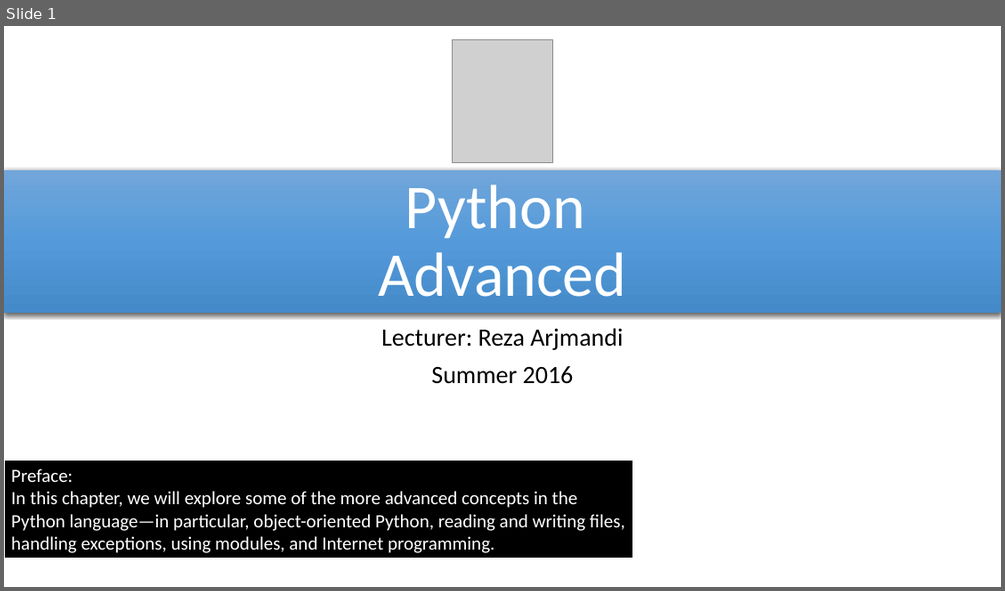
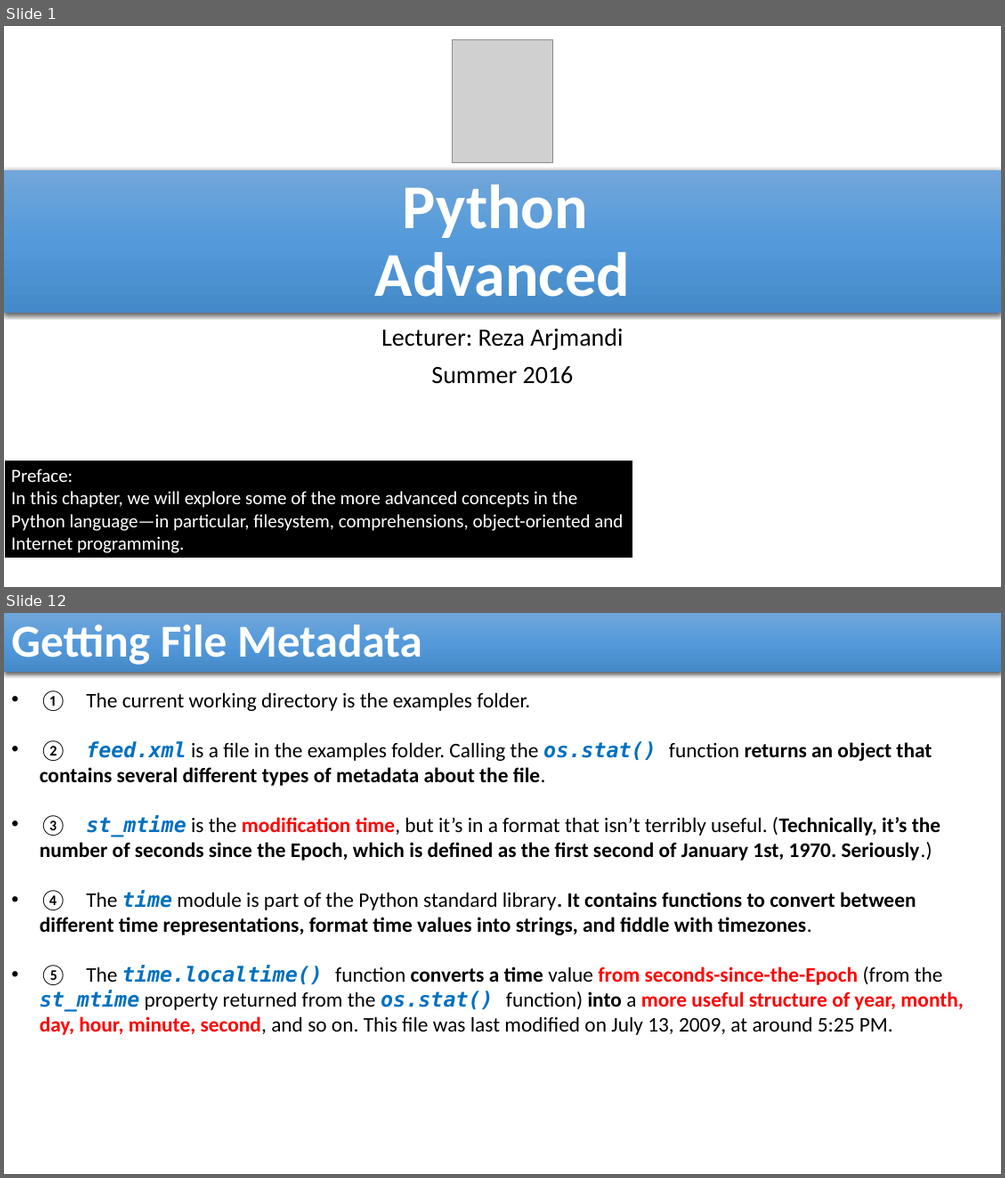
Before and after one commit to reza-arjmandi/rpi-course, a slide deck: session4/presentaion/Python_Advanced.pptx. Shown one above the other, each under a label of ours: slide 1 before the commit, slides 1 and 12 after it; the slides between them are not shown. The pictures are 1005x591 and 1005x1178 pixels, drawn with LibreOffice and Linux fonts; fonts in the diff are those of the drawing; grey boxes stand for pictures. Boxes give left, top, right and bottom in pixels: in the first picture for what was removed or moved away, otherwise in the second. Text is boxed around its words. In the diff, an @@ line names an element or a change of style, - is before the commit and + after.

Commit message:
Python_Advanced presentation file updated

```diff
--- a/session4/presentaion/Python_Advanced.pptx
+++ b/session4/presentaion/Python_Advanced.pptx
@@ slide 12 added at [4, 613, 1001, 1174], background #FFFFFF @@
@@ rectangle added at [4, 613, 1001, 672], fill gradient #71A6DB to #559BDB to #448ACA, 44 pt, text #FFFFFF, bold @@
+Getting File Metadata
@@ text added at [40, 690, 963, 1035], 20 pt, text #000000, bold @@
+• ① The current working directory is the examples folder.
+• ② feed.xml is a file in the examples folder. Calling the os.stat() function returns an object that contains several different types of metadata about the file.
+• ③ st_mtime is the modification time, but it’s in a format that isn’t terribly useful. (Technically, it’s the number of seconds since the Epoch, which is defined as the first second of January 1st, 1970. Seriously.)
+• ④ The time module is part of the Python standard library. It contains functions to convert between different time representations, format time values into strings, and fiddle with timezones.
+• ⑤ The time.localtime() function converts a time value from seconds-since-the-Epoch (from the st_mtime property returned from the os.stat() function) into a more useful structure of year, month, day, hour, minute, second, and so on. This file was last modified on July 13, 2009, at around 5:25 PM.
@@ slide 1 changed as well @@
@@ title "Python Advanced" at [4, 170, 1001, 313]: bold on @@
@@ text in rectangle at [11, 491, 623, 553]: text changed @@
-In this chapter, we will explore some of the more advanced concepts in the Python language—in particular, object-oriented Python, reading and writing files, handling exceptions, using modules, and Internet programming.
+In this chapter, we will explore some of the more advanced concepts in the Python language—in particular, filesystem, comprehensions, object-oriented and Internet programming.
```
Also in this commit, not shown: 22 other slides changed, 27 other slides added.
